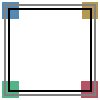
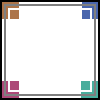
Comparing the layer stacks of the two 100×100 images. Changes:
pixels changed over <box>0,0,100,100</box> (layer not identified)
